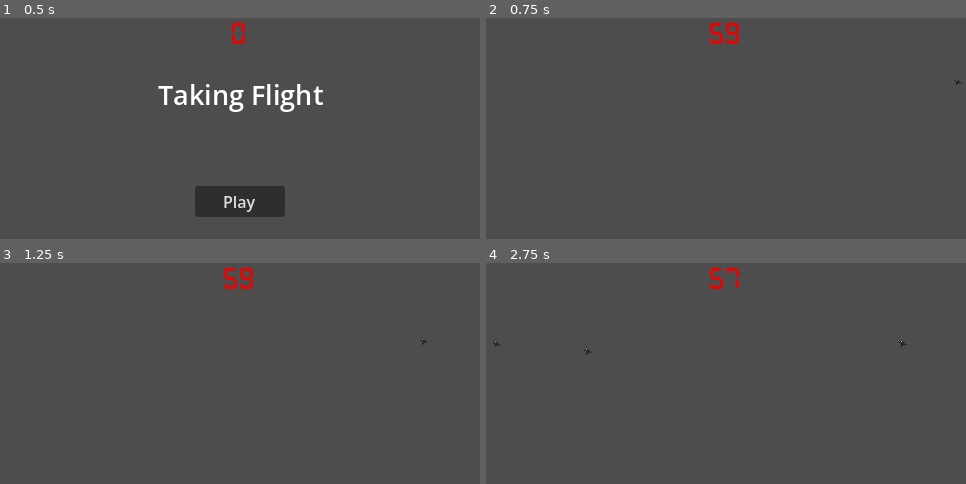
Above: before the commit, frames 1-4 (two rows, left to right).
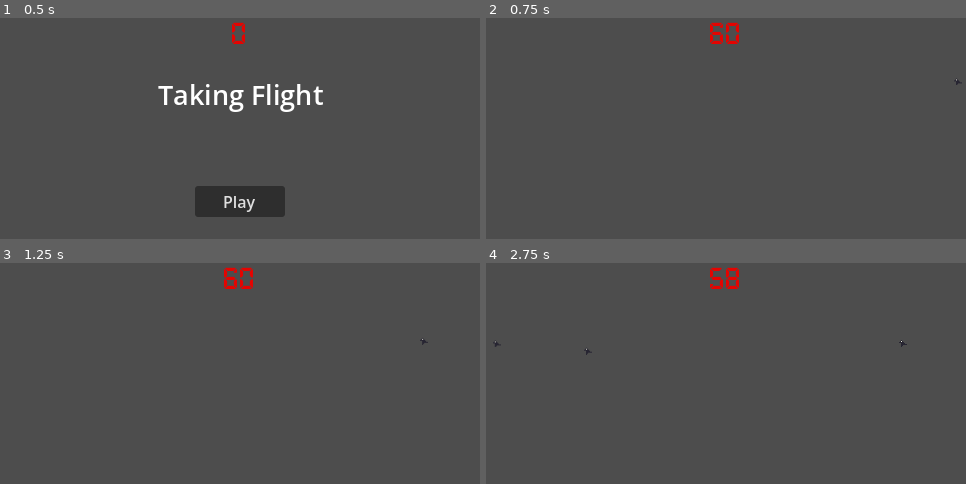
Above: after the commit, the same moments.

Repository: arcality/Count-Down-GMTK-2026
Game: Godot game, scene res://scenes/main.tscn
The game is run twice, just before and just after one commit, with the same random seed, the same clock (stepped at 60 frames per second) and the same inputs. Sound files missing from this copy of the repository are replaced by a short silence.
Inputs:
- Up to frame 1 (0.5 s): no input
- Up to frame 2 (0.75 s): click "Play" at 0.5 s
- Up to frame 3 (1.25 s): no input
- Up to frame 4 (2.75 s): tap Enter at 1.25 s; hold D (move_right) 1.28-2.03 s; tap C (airhorn) at 1.35 s; tap Z (flail) at 1.55, 2.1 s; hold S (move_down) from 2.03 s (still down); tap X (net) at 2.3 s

Frame 1 is identical in both runs. In frame 2, less than 0.1% of the frame differs, in the area x 46-53%, y 2-10%; in frame 3, less than 0.1%; in frame 4, 0.1%, in the area x 50-53%, y 4-12%.

Commit message:
start add upgrades

Diff:
--- a/scenes/bird.tscn
+++ b/scenes/bird.tscn
@@ -40,7 +40,7 @@
 
 [node name="Area2D" type="Area2D" parent="." unique_id=1247547404]
 collision_layer = 4
-collision_mask = 14
+collision_mask = 10
 
 [node name="CollisionShape2D" type="CollisionShape2D" parent="Area2D" unique_id=619971655]
 shape = SubResource("CircleShape2D_h0ex0")
--- a/scenes/player.tscn
+++ b/scenes/player.tscn
@@ -28,11 +28,11 @@
 
 [node name="Net" type="Node2D" parent="." unique_id=1861254852]
 
-[node name="Area2D" type="Area2D" parent="Net" unique_id=1651022401]
-collision_layer = 4
+[node name="Hitbox" type="Area2D" parent="Net" unique_id=1651022401]
+collision_layer = 0
 collision_mask = 4
 
-[node name="CollisionShape2D" type="CollisionShape2D" parent="Net/Area2D" unique_id=941080575]
+[node name="CollisionShape2D" type="CollisionShape2D" parent="Net/Hitbox" unique_id=941080575]
 shape = SubResource("ConvexPolygonShape2D_h0ex0")
 disabled = true
 
@@ -56,4 +56,4 @@
 shape = SubResource("CircleShape2D_5ixln")
 disabled = true
 
-[connection signal="area_entered" from="Net/Area2D" to="." method="_on_net_area_entered"]
+[connection signal="area_entered" from="Net/Hitbox" to="." method="_on_net_area_entered"]
--- a/scenes/stats_screen.tscn
+++ b/scenes/stats_screen.tscn
@@ -8,27 +8,27 @@
 [node name="Background" type="Sprite2D" parent="." unique_id=382946121]
 
 [node name="BirdsSavedLabel" type="Label" parent="." unique_id=1648751316]
-offset_left = 91.0
-offset_top = 93.0
-offset_right = 183.0
-offset_bottom = 116.0
+offset_left = 148.0
+offset_top = 12.0
+offset_right = 240.0
+offset_bottom = 35.0
 text = "Placeholder"
 horizontal_alignment = 1
 vertical_alignment = 1
 
 [node name="RetryButton" type="Button" parent="." unique_id=415204584]
-offset_left = 277.0
-offset_top = 198.0
-offset_right = 360.0
-offset_bottom = 229.0
+offset_left = 278.0
+offset_top = 227.0
+offset_right = 361.0
+offset_bottom = 258.0
 focus_mode = 0
 text = "Retry"
 
 [node name="MainMenuButton" type="Button" parent="." unique_id=1812817415]
-offset_left = 105.0
-offset_top = 198.0
-offset_right = 201.0
-offset_bottom = 229.0
+offset_left = 102.0
+offset_top = 227.0
+offset_right = 198.0
+offset_bottom = 258.0
 focus_mode = 0
 text = "Main Menu"
 
--- /dev/null
+++ b/scenes/upgrade.tscn
@@ -0,0 +1,6 @@
+[gd_scene format=3 uid="uid://c728k6dbklyl5"]
+
+[ext_resource type="Script" uid="uid://dojpe1jtph1q3" path="res://scripts/upgrade.gd" id="1_xsw34"]
+
+[node name="Upgrade" type="Node" unique_id=1145164969]
+script = ExtResource("1_xsw34")
--- a/scripts/bird.gd
+++ b/scripts/bird.gd
@@ -100,13 +100,19 @@
 		scare()
 
 
-
+var caught = false
 func _on_caught() -> void:
+	if caught == true: return
+	caught = true
 	if state != States.FLYING_AWAY:
 		scared.emit()
 	$FlappingSound.volume_db = -80.0
 	$Sprite2D.hide()
-	$Area2D/CollisionShape2D.disabled = true
+	#call_deferred("_disable_collision_shape")
+	$Area2D.monitoring = false
 	$CatchSound.play()
 	await $CatchSound.finished
 	queue_free()
+
+func _disable_collision_shape() -> void:
+	$Area2D/CollisionShape2D.disabled = true
--- a/scripts/main.gd
+++ b/scripts/main.gd
@@ -9,6 +9,7 @@
 @onready var timer = $Timer
 
 var bird_scene = preload("res://scenes/bird.tscn")
+var upgrade_scene = preload("res://scenes/upgrade.tscn")
 var random = RandomNumberGenerator.new()
 var is_playing_level: bool = false
 
@@ -24,7 +25,8 @@
 # Called when the node enters the scene tree for the first time.
 func _ready() -> void:
 	#start_level()
-
+	var upgrade: Upgrade = upgrade_scene.instantiate()
+	add_child(upgrade)
 	#print(window_width)
 	#print(window_height)
 	#print(get_window().size)
@@ -46,7 +48,7 @@
 			spawn_bird()
 
 
-	time_display.text = str(int(timer.time_left))
+	time_display.text = str(int(ceil(timer.time_left)))
 
 
 func start_level() -> void:
--- a/scripts/player.gd
+++ b/scripts/player.gd
@@ -11,6 +11,7 @@
 var net_duration: float = 0.5
 var net_cooldown: float = 1.2
 var net_ready: bool = true
+var net_range: float = 10
 
 var airhorn_duration: float = 1.1
 var airhorn_cooldown: float = 5.5
@@ -25,6 +26,16 @@
 # is never (0, 0)
 var facing_direction := Vector2(0,-1)
 
+
+enum States {
+	NOTHING,
+	NET,
+	AIRHORN,
+	FLAIL
+}
+
+var state: States = States.NOTHING
+
 func _physics_process(delta: float) -> void:
 
 	# get movement direction from input
@@ -36,13 +47,13 @@
 	# update where the net is facing
 	net.rotation = facing_direction.angle()
 
-	if Input.is_action_just_pressed("net") and net_ready:
+	if Input.is_action_just_pressed("net") and net_ready and state == States.NOTHING:
 		swing_net()
 
-	if Input.is_action_just_pressed("airhorn") and airhorn_ready:
+	if Input.is_action_just_pressed("airhorn") and airhorn_ready and state == States.NOTHING:
 		use_airhorn()
 
-	if Input.is_action_just_pressed("flail") and flail_ready:
+	if Input.is_action_just_pressed("flail") and flail_ready and state == States.NOTHING:
 		flail()
 
 	if direction:
@@ -67,7 +78,8 @@
 
 
 func swing_net() -> void:
-	$Net/Area2D/CollisionShape2D.disabled = false
+	state = States.NET
+	$Net/Hitbox/CollisionShape2D.disabled = false
 	var net_swing_timer := get_tree().create_timer(net_duration)
 	net_swing_timer.timeout.connect(_on_net_swing_end)
 
@@ -76,13 +88,15 @@
 	net_cooldown_timer.timeout.connect(_on_net_cooldown_end)
 
 func _on_net_swing_end() -> void:
-	$Net/Area2D/CollisionShape2D.disabled = true
+	state = States.NOTHING
+	$Net/Hitbox/CollisionShape2D.disabled = true
 
 func _on_net_cooldown_end() -> void:
 	net_ready = true
 
 
 func use_airhorn() -> void:
+	state = States.AIRHORN
 	$Airhorn/Hitbox/CollisionShape2D.disabled = false
 	var airhorn_use_timer := get_tree().create_timer(airhorn_duration)
 	airhorn_use_timer.timeout.connect(_on_airhorn_use_end)
@@ -92,6 +106,7 @@
 	airhorn_cooldown_timer.timeout.connect(_on_airhorn_cooldown_end)
 
 func _on_airhorn_use_end() -> void:
+	state = States.NOTHING
 	$Airhorn/Hitbox/CollisionShape2D.disabled = true
 
 func _on_airhorn_cooldown_end() -> void:
@@ -99,6 +114,7 @@
 
 
 func flail() -> void:
+	state = States.FLAIL
 	$Flail/Hitbox/CollisionShape2D.disabled = false
 	var flail_timer := get_tree().create_timer(flail_duration)
 	flail_timer.timeout.connect(_on_flail_end)
@@ -109,6 +125,7 @@
 
 
 func _on_flail_end() -> void:
+	state = States.NOTHING
 	$Flail/Hitbox/CollisionShape2D.disabled = true
 
 func _on_flail_cooldown_end() -> void:
@@ -119,5 +136,5 @@
 	velocity=Vector2(0,0)
 
 func _on_net_area_entered(area: Area2D) -> void:
-	print("bazinga!")
+	#print("bazinga!")
 	area.get_parent()._on_caught()
--- a/scripts/stats_screen.gd
+++ b/scripts/stats_screen.gd
@@ -15,11 +15,9 @@
 func set_birds_saved(bird_ct: int) -> void:
 	$BirdsSavedLabel.text = "Birds Saved: " + str(bird_ct)
 
-
 func _on_retry_button_button_down() -> void:
 	emit_signal("retry_button_down")
 
 
-
 func _on_main_menu_button_button_down() -> void:
 	emit_signal("main_menu_button_down")
--- /dev/null
+++ b/scripts/upgrade.gd
@@ -0,0 +1,35 @@
+class_name Upgrade extends Node
+
+enum Upgrades {
+	AIRHORN_COOLDOWN,
+	AIRHORN_RADIUS,
+	BATON_SIZE,
+	NET_DISTANCE,
+	NET_COOLDOWN,
+	SPEED
+}
+
+var upgrade_data: Array = [
+	{"text":"Shorter Airhorn Cooldown", "property":"airhorn_cooldown"},
+	{"text":"Louder Airhorn", "property":"airhorn_radius"},
+	{"text":"More Menacing Baton", "property":"flail_radius"},
+	{"text":"Longer Net", "property":"net_range"},
+	{"text":"Shorter Net Cooldown", "property":"net_cooldown"},
+	{"text":"Speed", "property":"acceleration"}
+]
+
+
+
+var upgrade: Upgrades
+
+# Called when the node enters the scene tree for the first time.
+func _ready() -> void:
+	upgrade = Upgrades.values().pick_random()
+	print(upgrade)
+	#print(Upgrades.keys()[upgrade])
+	print(upgrade_data[upgrade]["property"])
+
+
+# Called every frame. 'delta' is the elapsed time since the previous frame.
+func _process(_delta: float) -> void:
+	pass
Not shown, added: scripts/upgrade.gd.uid
